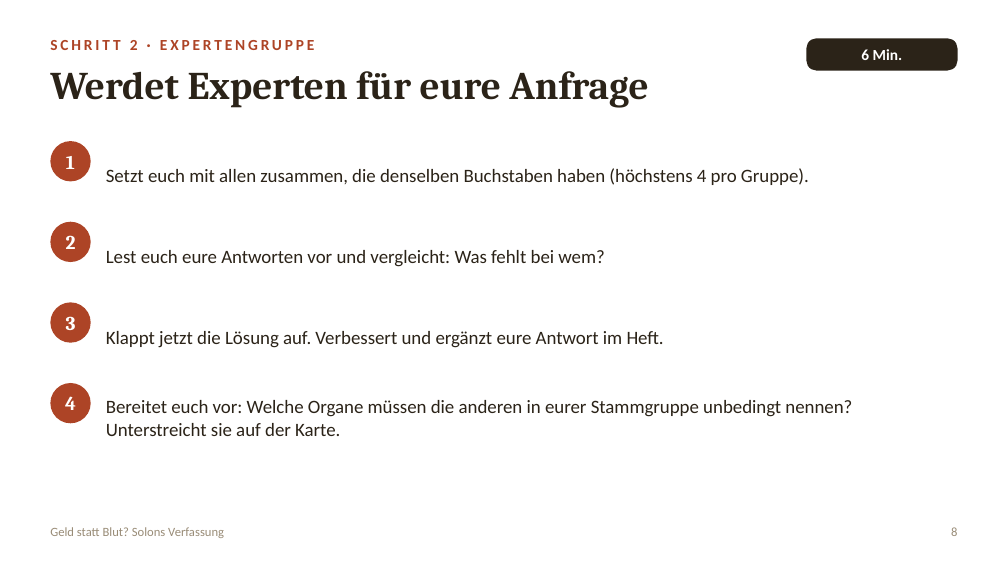
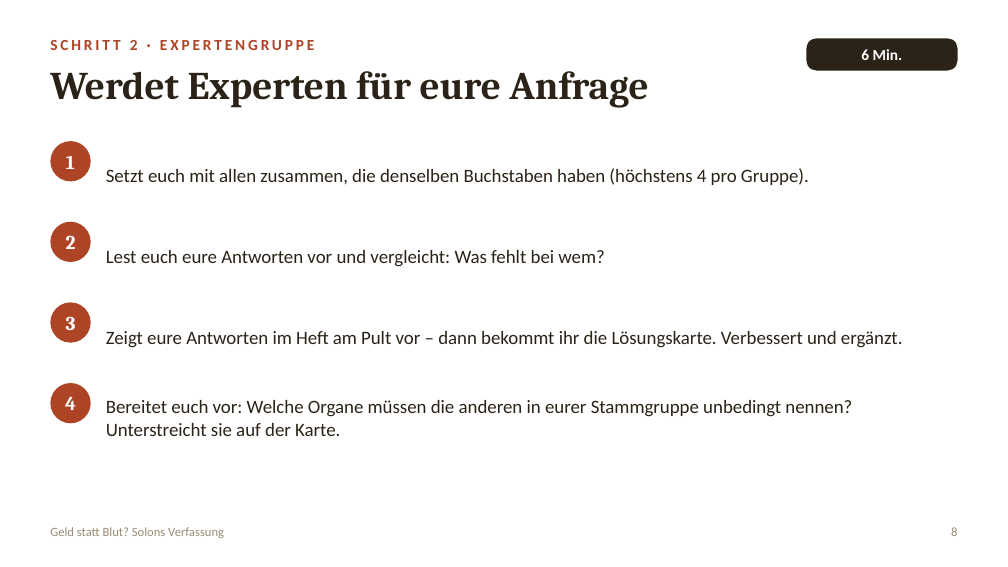
Before and after one commit to golzkonstantin-gif/Schule, a slide deck: slide 8 of Geschichte_11/Stunde_Solon_Gruppenpuzzle/Folien_Geld_statt_Blut.pptx. Drawn at 1008x567 pixels with LibreOffice and Linux fonts; fonts in the diff are those of the drawing. Boxes give left, top, right and bottom in pixels: in the first picture for what was removed or moved away, otherwise in the second. Text is boxed around its words. In the diff, an @@ line names an element or a change of style, - is before the commit and + after.

```diff
--- a/Geschichte_11/Stunde_Solon_Gruppenpuzzle/Folien_Geld_statt_Blut.pptx
+++ b/Geschichte_11/Stunde_Solon_Gruppenpuzzle/Folien_Geld_statt_Blut.pptx
@@ text at [106, 331, 903, 348]: text changed @@
-Klappt jetzt die Lösung auf. Verbessert und ergänzt eure Antwort im Heft.
+Zeigt eure Antworten im Heft am Pult vor – dann bekommt ihr die Lösungskarte. Verbessert und ergänzt.
```
Also in this commit, not shown: 9 other slides changed, 2 slides added, 5 other files.
